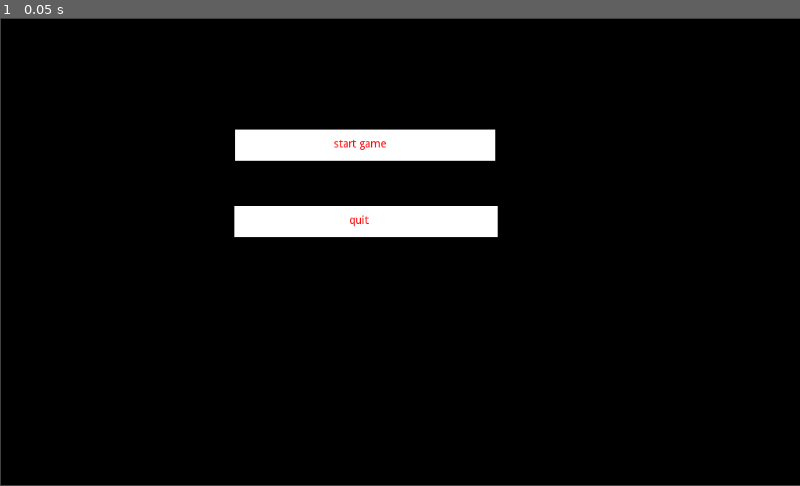
Above: before the commit, frame 1.
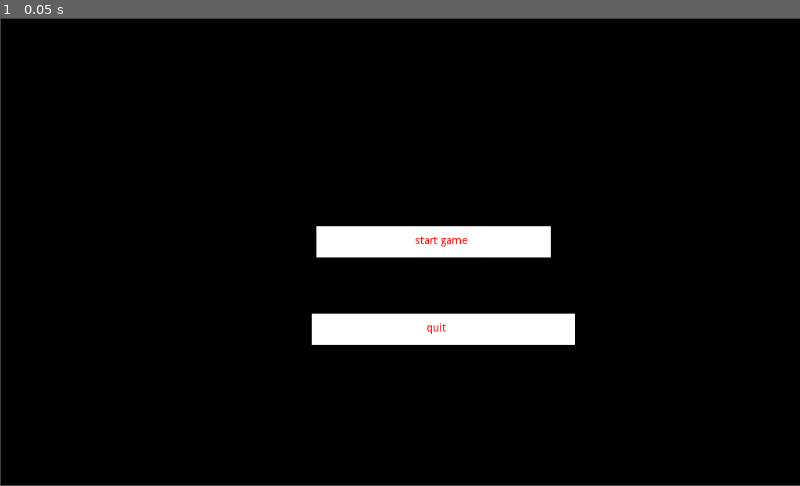
Above: after the commit, the same moment.

Repository: Cube-Number-Zero/Nutreants_attempt2
Game: Godot game, scene res://MainMenu.tscn
Two runs of this game, one before a commit and one after it. Both use one fixed random seed, a clock stepped at 60 frames per second and the inputs below. This scene is started directly instead of the project's main scene.
Inputs:
- Up to frame 1 (0.05 s): no input

The runs differ from the first frame. In frame 1, 7.7% of the frame differs, in the area x 29-72%, y 23-70%.
Error before the commit: Invalid get index 'position' (on base: 'ColorRect'). (res://StartScreen.gd:16)

Commit message:
menu edits

Diff:
--- a/MainMenu.tscn
+++ b/MainMenu.tscn
@@ -15,10 +15,10 @@
 color = Color( 0, 0, 0, 1 )
 
 [node name="NewGame" type="ColorRect" parent="."]
-margin_left = 301.0
-margin_top = 143.0
-margin_right = 634.0
-margin_bottom = 183.0
+margin_left = 405.0
+margin_top = 267.0
+margin_right = 705.0
+margin_bottom = 307.0
 
 [node name="Label" type="Label" parent="NewGame"]
 margin_left = 112.0
@@ -32,10 +32,10 @@
 valign = 1
 
 [node name="quit" type="ColorRect" parent="."]
-margin_left = 300.0
-margin_top = 241.0
-margin_right = 637.0
-margin_bottom = 281.0
+margin_left = 399.0
+margin_top = 379.0
+margin_right = 736.0
+margin_bottom = 419.0
 rect_pivot_offset = Vector2( 237, 38 )
 
 [node name="Label" type="Label" parent="quit"]
--- a/StartScreen.gd
+++ b/StartScreen.gd
@@ -8,10 +8,10 @@
 
 # Called when the node enters the scene tree for the first time.
 func _ready():
+
 	pass # Replace with function body.
 
 
 # Called every frame. 'delta' is the elapsed time since the previous frame.
 func _process(delta):
-	$NewGame.position.x = 0
 	pass
